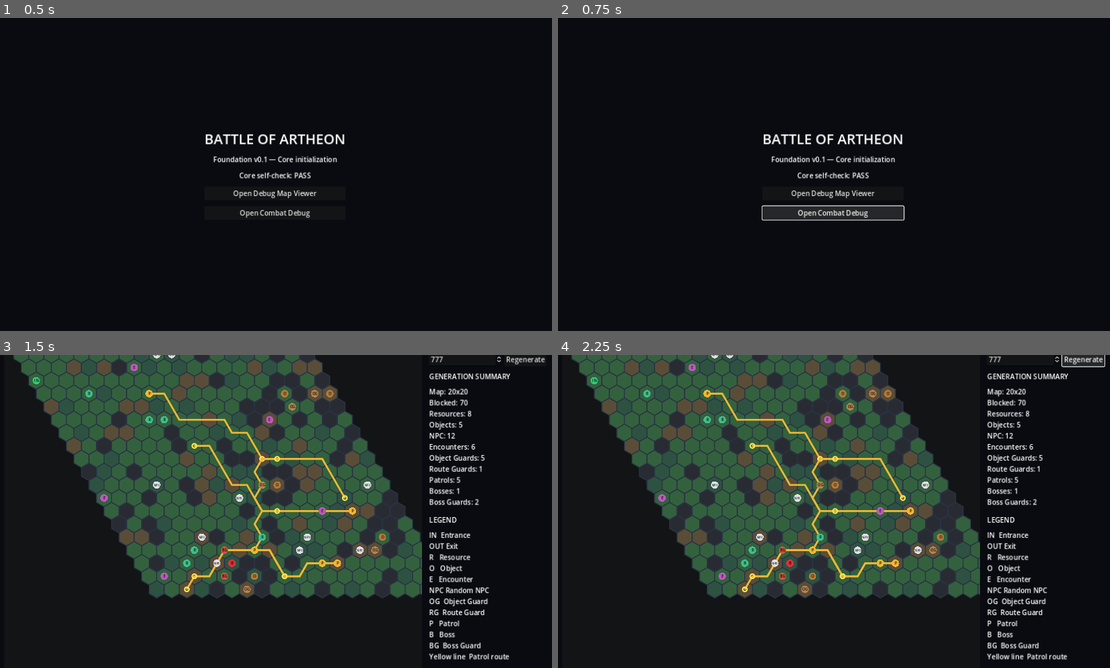
Above: before the commit, frames 1-4 (two rows, left to right).
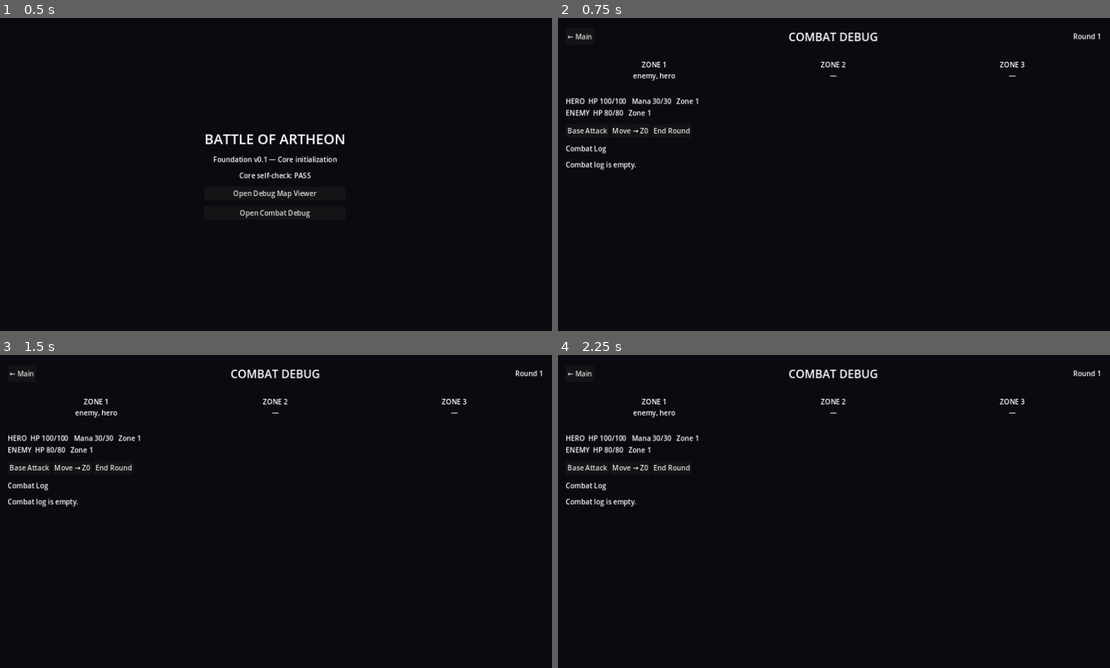
Above: after the commit, the same moments.

Repository: Archoniou1987/Battle-of-Artheon
Game: Godot game, scene res://scenes/main/main.tscn
Same seed, same stepped clock (60 frames per second), same inputs: the game is played once before the commit and once after it.
Inputs (mouse positions are in pixels of both pictures, inside the frame that each line leads up to):
- Up to frame 1 (0.5 s): no input
- Up to frame 2 (0.75 s): click "Open Combat Debug" at 0.5 s
- Up to frame 3 (1.5 s): click (276, 530) at 1.25 s, where only the run before the commit has a clickable "Open Debug Map Viewer"
- Up to frame 4 (2.25 s): click (1082, 358) at 2 s, where only the run before the commit has a clickable "Regenerate"

Frame 1 is identical in both runs. In frame 2, 3.9% of the frame differs, in the area x 1-99%, y 4-65%; in frame 3, 45%; in frame 4, 45%, in the area x 1-100%, y 0-98%.

Commit message:
Wire combat debug viewer navigation

Diff:
--- a/scenes/main/main.gd
+++ b/scenes/main/main.gd
@@ -6,6 +6,7 @@
 func _ready() -> void:
 	_run_core_self_check()
 	$Center/VBox/DebugMapViewer.pressed.connect(_open_debug_map_viewer)
+	$Center/VBox/DebugCombatViewer.pressed.connect(_open_debug_combat_viewer)
 
 
 func _run_core_self_check() -> void:
@@ -56,3 +57,7 @@
 
 func _open_debug_map_viewer() -> void:
 	get_tree().change_scene_to_file("res://scenes/debug/debug_map_viewer.tscn")
+
+
+func _open_debug_combat_viewer() -> void:
+	get_tree().change_scene_to_file("res://scenes/debug/debug_combat_viewer.tscn")
